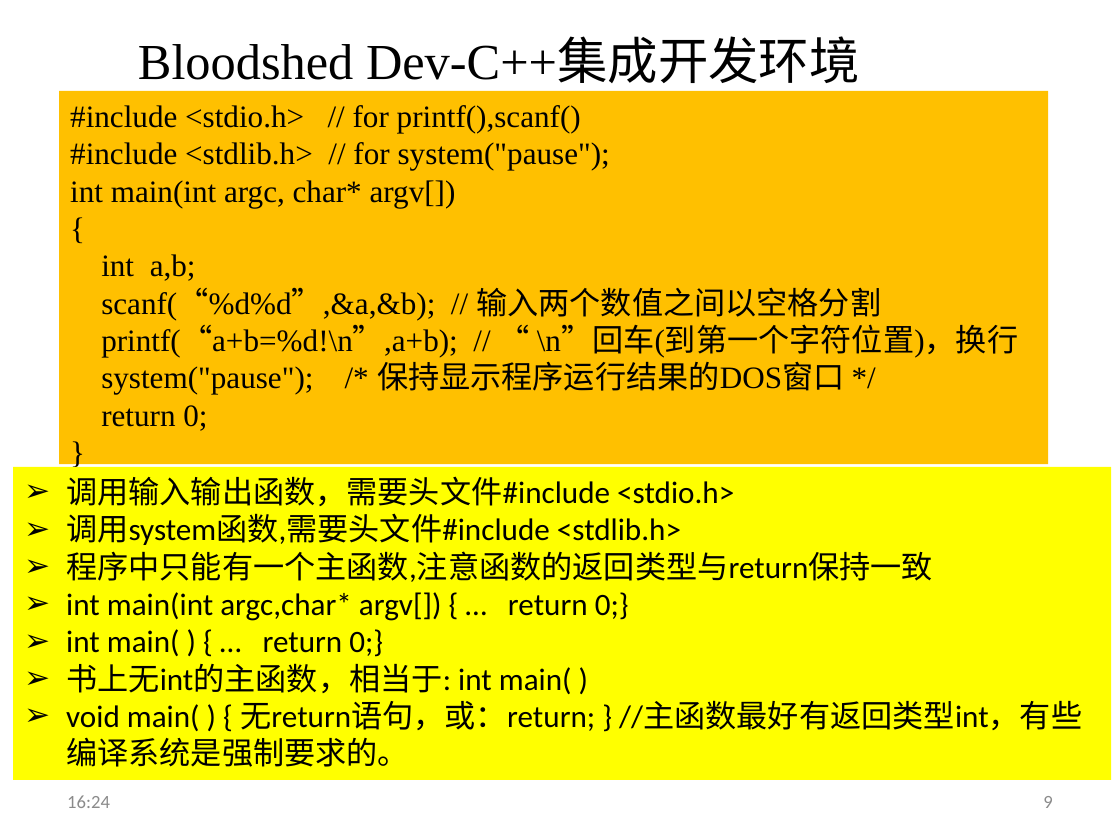
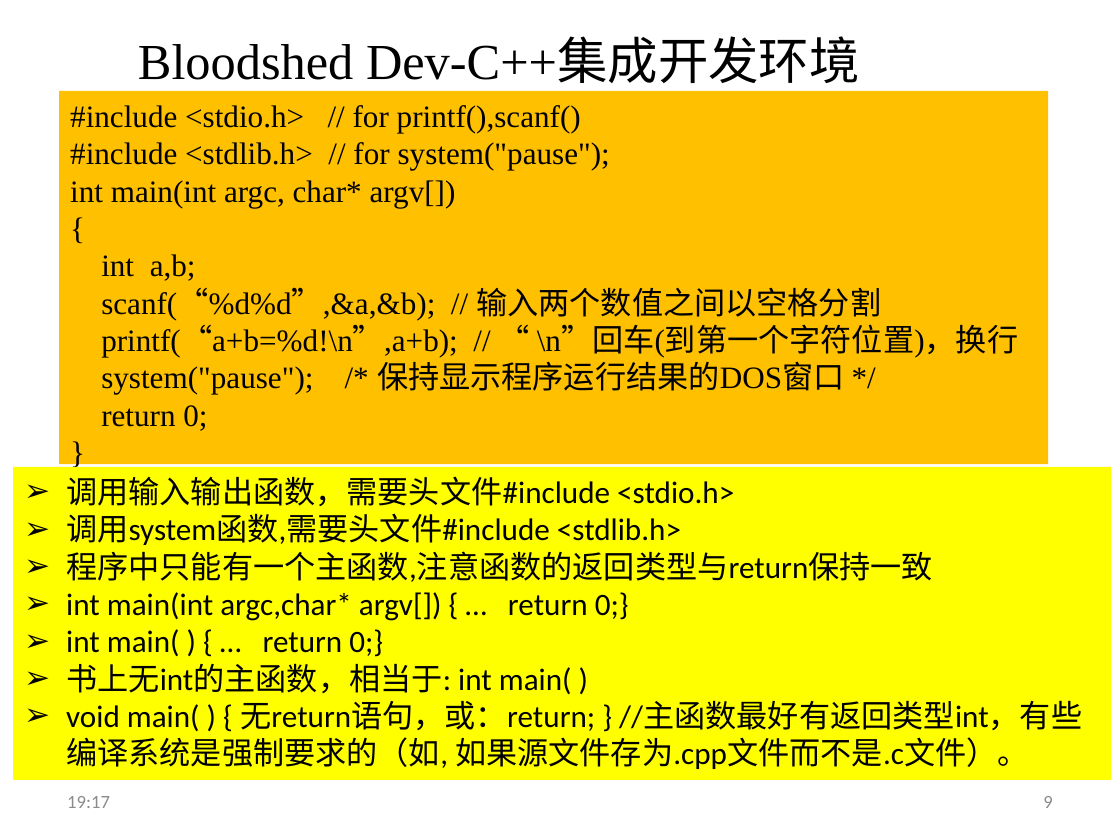
Before and after one commit to jtrfid/C-Repositories, a slide deck: slide 9 of 2016/上机安排.pptx. Drawn at 1120x840 pixels with LibreOffice and Linux fonts; fonts in the diff are those of the drawing. Boxes give left, top, right and bottom in pixels: in the first picture for what was removed or moved away, otherwise in the second. Text is boxed around its words. In the diff, an @@ line names an element or a change of style, - is before the commit and + after.

```diff
--- a/2016/上机安排.pptx
+++ b/2016/上机安排.pptx
@@ text in rectangle at bbox=[66, 701, 1082, 769]: text changed @@
-➢ void main( ) { 无return语句，或：return; } //主函数最好有返回类型int，有些编译系统是强制要求的。
+➢ void main( ) { 无return语句，或：return; } //主函数最好有返回类型int，有些编译系统是强制要求的（如, 如果源文件存为.cpp文件而不是.c文件）。
@@ text at bbox=[67, 796, 110, 808]: text changed @@
-16:24
+19:17
```
Also in this commit, not shown: 6 other slides changed, 4 slides added, 3 slides removed, 4 other files.
